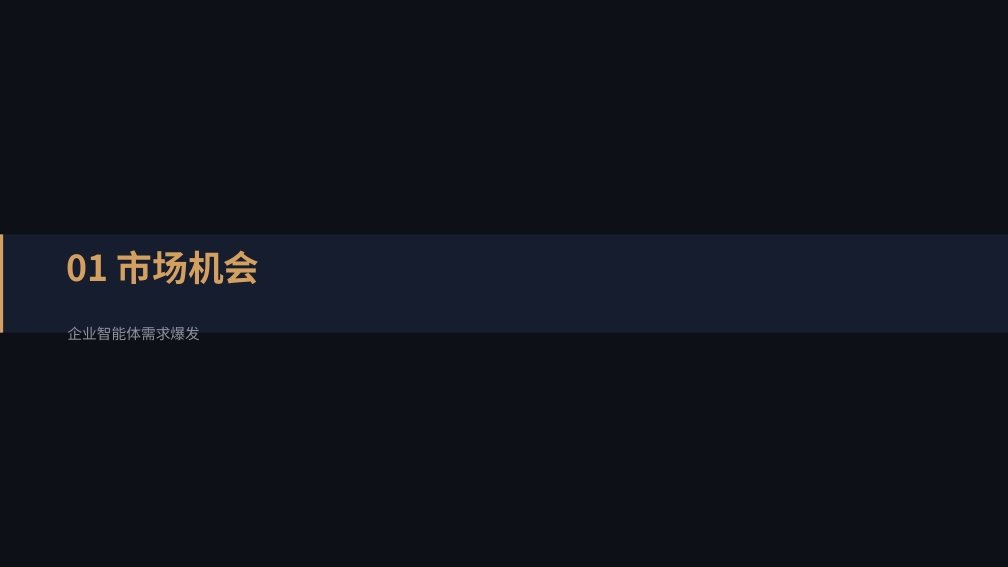
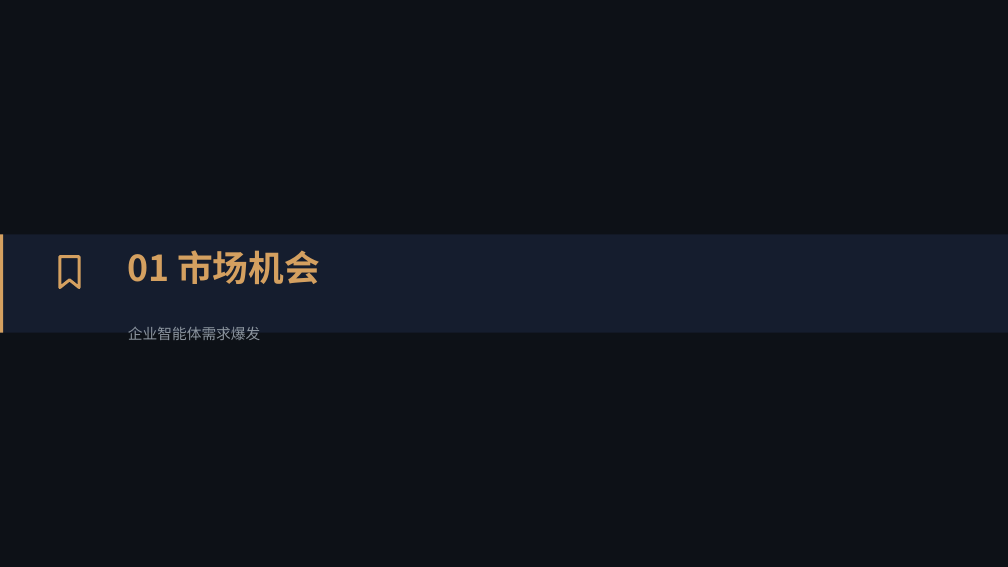
Before and after one commit to xmwcg/ppt-pro-studio, a slide deck: slide 3 of output/hifi.pptx. Drawn at 1008x567 pixels with LibreOffice and Linux fonts; fonts in the diff are those of the drawing. Boxes give left, top, right and bottom in pixels: in the first picture for what was removed or moved away, otherwise in the second. Text is boxed around its words. In the diff, an @@ line names an element or a change of style, - is before the commit and + after.

```diff
--- a/output/hifi.pptx
+++ b/output/hifi.pptx
@@ freeform shape added at box(60, 256, 79, 287), outline #D4A060 2.77 pt @@
@@ text "01 市场机会": place and size @@
-text "01 市场机会" at box(67, 250, 260, 284)
+text "01 市场机会" at box(127, 250, 320, 284)
@@ text "企业智能体需求爆发": place and size @@
-text "企业智能体需求爆发" at box(67, 327, 200, 340)
+text "企业智能体需求爆发" at box(128, 327, 261, 340)
```
Also in this commit, not shown: 11 other slides changed, 5 other files.
